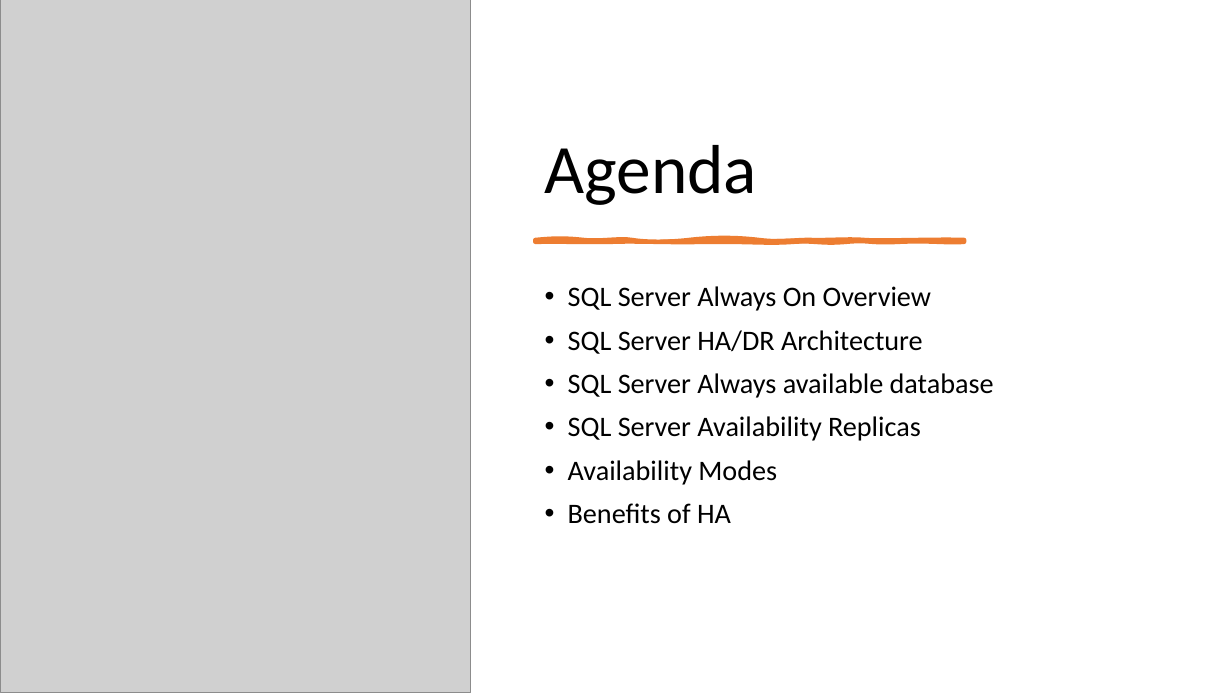
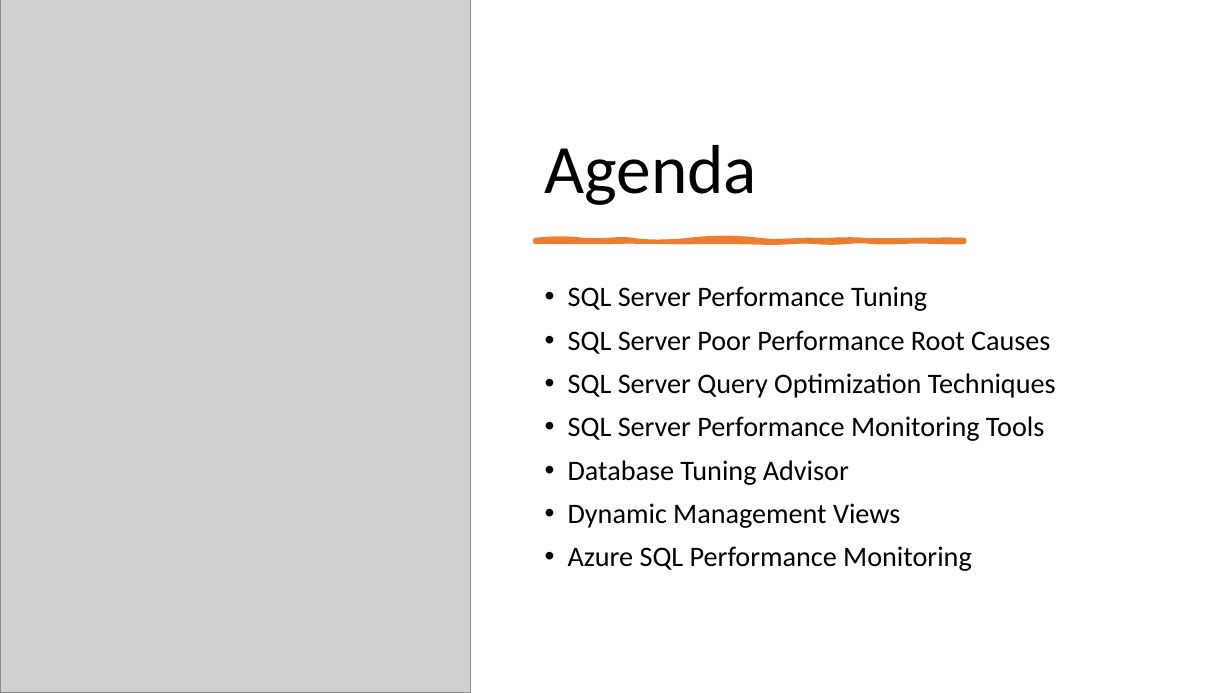
Before and after one commit to imcuteani/SQL_Server_Azure_Data_Engineering, a slide deck: slide 2 of Decks/day-8/SQL Server Administration & Azure Data Engineering-day-8.pptx. Drawn at 1232x693 pixels with LibreOffice and Linux fonts; fonts in the diff are those of the drawing; grey boxes stand for pictures. Boxes give left, top, right and bottom in pixels: in the first picture for what was removed or moved away, otherwise in the second. Text is boxed around its words. In the diff, an @@ line names an element or a change of style, - is before the commit and + after.

```diff
--- a/Decks/day-8/SQL Server Administration & Azure Data Engineering-day-8.pptx
+++ b/Decks/day-8/SQL Server Administration & Azure Data Engineering-day-8.pptx
@@ text at [568, 286, 1056, 571]: text changed @@
-• SQL Server Always On Overview
-• SQL Server HA/DR Architecture
-• SQL Server Always available database
-• SQL Server Availability Replicas
-• Availability Modes
-• Benefits of HA
+• SQL Server Performance Tuning
+• SQL Server Poor Performance Root Causes
+• SQL Server Query Optimization Techniques
+• SQL Server Performance Monitoring Tools
+• Database Tuning Advisor
+• Dynamic Management Views
+• Azure SQL Performance Monitoring
```
Also in this commit, not shown: 7 other slides changed, 9 slides added, 6 slides removed, 43 other files.
